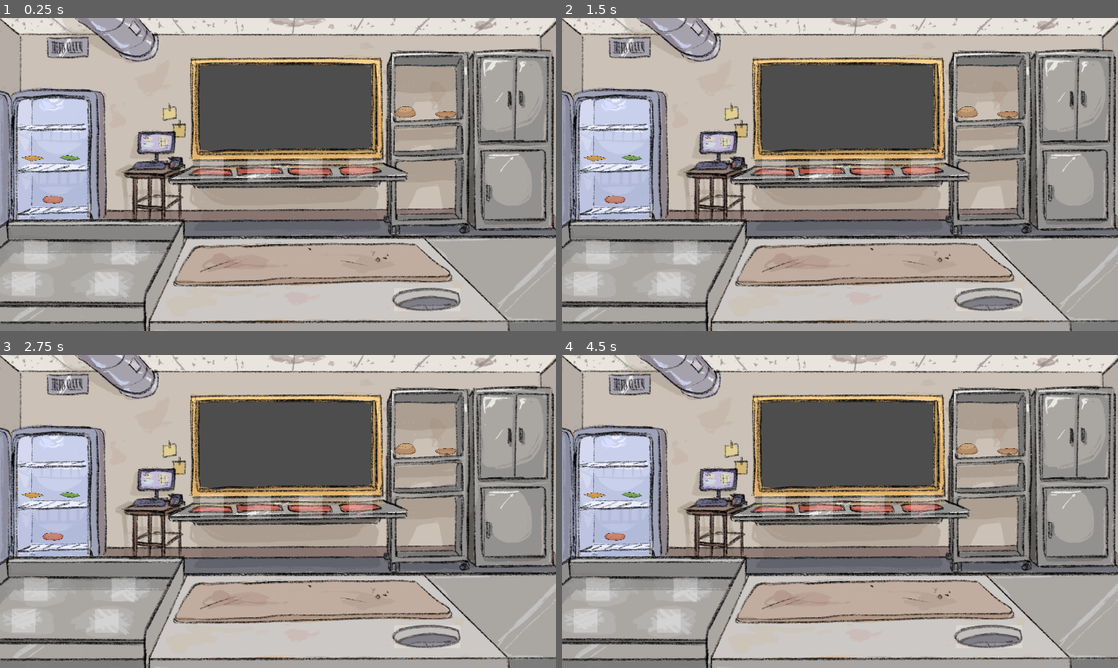
Above: before the commit, frames 1-4 (two rows, left to right).
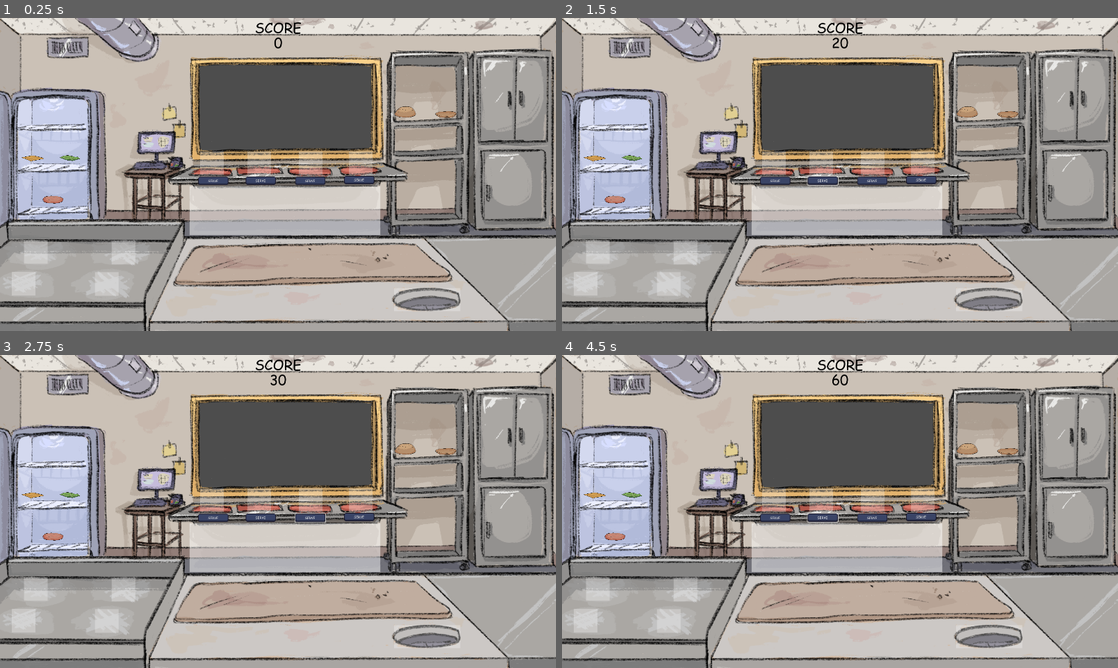
Above: after the commit, the same moments.

Repository: JaymesTMorris/The-Customer-Is-Always-Right
Game: Godot game, scene res://Scenes/game_remake.tscn
Same seed, same stepped clock (60 frames per second), same inputs: the game is played once before the commit and once after it. This scene is started directly instead of the project's main scene. Sound files missing from this copy of the repository are replaced by a short silence.
Inputs (mouse positions are in pixels of both pictures, inside the frame that each line leads up to):
- Up to frame 1 (0.25 s): no input
- Up to frame 2 (1.5 s): click (773, 180) at 0.5 s, where only the run after the commit has a clickable "SERVE"; click (823, 180) at 1.25 s, where only the run after the commit has a clickable "SERVE"
- Up to frame 3 (2.75 s): click (311, 517) at 2 s, where only the run after the commit has a clickable "SERVE"
- Up to frame 4 (4.5 s): click (923, 517) at 2.75 s, where only the run after the commit has a clickable "SERVE"; click (773, 517) at 3.5 s, where only the run after the commit has a clickable "SERVE"; click (823, 517) at 4.25 s, where only the run after the commit has a clickable "SERVE"

The runs differ from the first frame. In frame 1, 6.4% of the frame differs, in the area x 34-69%, y 1-70%; in frame 2, 6.4%; in frame 3, 6.4%; in frame 4, 6.5%.

Commit message:
Add burger_order_generator_new.gd
-Reimplement burger orders appearing
-Reimplement submitting orders

Diff:
--- a/Scenes/game_remake.tscn
+++ b/Scenes/game_remake.tscn
@@ -1,18 +1,165 @@
-[gd_scene load_steps=8 format=3 uid="uid://dkivglnwylb7g"]
-
+[gd_scene load_steps=16 format=3 uid="uid://dkivglnwylb7g"]
+
+[ext_resource type="Script" path="res://Scripts/game_remake.gd" id="1_ci1x2"]
 [ext_resource type="Texture2D" uid="uid://we5lb2c8tg11" path="res://Images/KitchenBackground.png" id="1_hqupb"]
 [ext_resource type="Texture2D" uid="uid://br1molxc7evw" path="res://Images/Food/NewSprites/RawBeefPatty.png" id="2_qxoga"]
+[ext_resource type="Script" path="res://Scripts/burger_order_generator_new.gd" id="2_r3w50"]
 [ext_resource type="Script" path="res://Scripts/item_slot_new.gd" id="3_6ae1a"]
+[ext_resource type="FontFile" uid="uid://bsel54ud03407" path="res://Fonts/Comic Sans MS/COMIC.TTF" id="4_55avv"]
 [ext_resource type="Texture2D" uid="uid://c82au6loxeknt" path="res://Images/Food/NewSprites/Cheese.png" id="4_k3aeh"]
+[ext_resource type="Texture2D" uid="uid://dln2ty2s61bfb" path="res://Images/GUI/GUI.png" id="5_hdqpi"]
 [ext_resource type="Texture2D" uid="uid://b8iur3d2038a4" path="res://Images/Food/NewSprites/Lettuce.png" id="5_pj8x6"]
 [ext_resource type="Texture2D" uid="uid://ctlfhektjxlgl" path="res://Images/Food/NewSprites/TopBun.png" id="6_bse2u"]
+[ext_resource type="FontFile" uid="uid://djbbywa50mfgv" path="res://Fonts/Comic Sans MS/COMICBD.TTF" id="6_uvkwi"]
 [ext_resource type="Texture2D" uid="uid://c2dldlfwbwvmg" path="res://Images/Food/NewSprites/BottomBun.png" id="7_7yy1e"]
 
+[sub_resource type="StyleBoxTexture" id="StyleBoxTexture_wj2t4"]
+texture = ExtResource("5_hdqpi")
+region_rect = Rect2(145, 81, 46, 14)
+
+[sub_resource type="StyleBoxTexture" id="StyleBoxTexture_nnenh"]
+texture = ExtResource("5_hdqpi")
+region_rect = Rect2(145, 81, 46, 14)
+
+[sub_resource type="StyleBoxTexture" id="StyleBoxTexture_2fkju"]
+texture = ExtResource("5_hdqpi")
+region_rect = Rect2(145, 98, 46, 13)
+
 [node name="GameRemake" type="Node2D"]
+script = ExtResource("1_ci1x2")
+
+[node name="OrderGenerator" type="Node" parent="."]
+script = ExtResource("2_r3w50")
+
+[node name="Timer" type="Timer" parent="OrderGenerator"]
 
 [node name="Background" type="Sprite2D" parent="."]
 texture = ExtResource("1_hqupb")
 centered = false
+
+[node name="ScoreLabel" type="RichTextLabel" parent="."]
+offset_top = 51.0
+offset_right = 1921.0
+offset_bottom = 129.0
+theme_override_colors/default_color = Color(0, 0, 0, 1)
+theme_override_fonts/normal_font = ExtResource("4_55avv")
+theme_override_font_sizes/normal_font_size = 48
+bbcode_enabled = true
+text = "[center]0[/center]"
+
+[node name="Label" type="RichTextLabel" parent="."]
+offset_left = 1.0
+offset_top = -1.0
+offset_right = 1920.0
+offset_bottom = 77.0
+theme_override_colors/default_color = Color(0, 0, 0, 1)
+theme_override_fonts/normal_font = ExtResource("4_55avv")
+theme_override_font_sizes/normal_font_size = 48
+bbcode_enabled = true
+text = "[center]SCORE[/center]"
+
+[node name="ServeButton1" type="Button" parent="."]
+offset_left = 684.0
+offset_top = 548.0
+offset_right = 789.0
+offset_bottom = 577.0
+theme_override_fonts/font = ExtResource("4_55avv")
+theme_override_font_sizes/font_size = 11
+theme_override_styles/normal = SubResource("StyleBoxTexture_wj2t4")
+theme_override_styles/hover = SubResource("StyleBoxTexture_nnenh")
+theme_override_styles/pressed = SubResource("StyleBoxTexture_2fkju")
+text = "SERVE"
+
+[node name="ServeButton2" type="Button" parent="."]
+offset_left = 848.0
+offset_top = 547.0
+offset_right = 953.0
+offset_bottom = 576.0
+theme_override_fonts/font = ExtResource("4_55avv")
+theme_override_font_sizes/font_size = 11
+theme_override_styles/normal = SubResource("StyleBoxTexture_wj2t4")
+theme_override_styles/hover = SubResource("StyleBoxTexture_nnenh")
+theme_override_styles/pressed = SubResource("StyleBoxTexture_2fkju")
+text = "SERVE"
+
+[node name="ServeButton3" type="Button" parent="."]
+offset_left = 1019.0
+offset_top = 548.0
+offset_right = 1124.0
+offset_bottom = 577.0
+theme_override_fonts/font = ExtResource("4_55avv")
+theme_override_font_sizes/font_size = 11
+theme_override_styles/normal = SubResource("StyleBoxTexture_wj2t4")
+theme_override_styles/hover = SubResource("StyleBoxTexture_nnenh")
+theme_override_styles/pressed = SubResource("StyleBoxTexture_2fkju")
+text = "SERVE"
+
+[node name="ServeButton4" type="Button" parent="."]
+offset_left = 1188.0
+offset_top = 545.0
+offset_right = 1293.0
+offset_bottom = 574.0
+theme_override_fonts/font = ExtResource("4_55avv")
+theme_override_font_sizes/font_size = 11
+theme_override_styles/normal = SubResource("StyleBoxTexture_wj2t4")
+theme_override_styles/hover = SubResource("StyleBoxTexture_nnenh")
+theme_override_styles/pressed = SubResource("StyleBoxTexture_2fkju")
+text = "SERVE"
+
+[node name="ColorRect" type="ColorRect" parent="."]
+modulate = Color(1, 1, 1, 0.498039)
+offset_left = 655.0
+offset_top = 580.0
+offset_right = 1314.0
+offset_bottom = 749.0
+
+[node name="OrderLabel1" type="RichTextLabel" parent="."]
+offset_left = 680.0
+offset_top = 585.0
+offset_right = 786.0
+offset_bottom = 752.0
+theme_override_colors/default_color = Color(1, 1, 1, 1)
+theme_override_colors/font_shadow_color = Color(0.317647, 0.317647, 0.317647, 1)
+theme_override_colors/font_outline_color = Color(0, 0, 0, 1)
+theme_override_fonts/normal_font = ExtResource("6_uvkwi")
+theme_override_font_sizes/normal_font_size = 16
+bbcode_enabled = true
+
+[node name="OrderLabel2" type="RichTextLabel" parent="."]
+offset_left = 846.0
+offset_top = 585.0
+offset_right = 952.0
+offset_bottom = 746.0
+theme_override_colors/default_color = Color(1, 1, 1, 1)
+theme_override_colors/font_shadow_color = Color(0.317647, 0.317647, 0.317647, 1)
+theme_override_colors/font_outline_color = Color(0, 0, 0, 1)
+theme_override_fonts/normal_font = ExtResource("6_uvkwi")
+theme_override_font_sizes/normal_font_size = 16
+bbcode_enabled = true
+
+[node name="OrderLabel3" type="RichTextLabel" parent="."]
+offset_left = 1020.0
+offset_top = 586.0
+offset_right = 1126.0
+offset_bottom = 754.0
+theme_override_colors/default_color = Color(1, 1, 1, 1)
+theme_override_colors/font_shadow_color = Color(0.317647, 0.317647, 0.317647, 1)
+theme_override_colors/font_outline_color = Color(0, 0, 0, 1)
+theme_override_fonts/normal_font = ExtResource("6_uvkwi")
+theme_override_font_sizes/normal_font_size = 16
+bbcode_enabled = true
+
+[node name="OrderLabel4" type="RichTextLabel" parent="."]
+offset_left = 1189.0
+offset_top = 584.0
+offset_right = 1295.0
+offset_bottom = 755.0
+theme_override_colors/default_color = Color(1, 1, 1, 1)
+theme_override_colors/font_shadow_color = Color(0.317647, 0.317647, 0.317647, 1)
+theme_override_colors/font_outline_color = Color(0, 0, 0, 1)
+theme_override_fonts/normal_font = ExtResource("6_uvkwi")
+theme_override_font_sizes/normal_font_size = 16
+bbcode_enabled = true
 
 [node name="O_RawBeefPatty" type="ColorRect" parent="."]
 self_modulate = Color(1, 1, 1, 0)
@@ -148,9 +295,9 @@
 [node name="Plate1" type="ColorRect" parent="."]
 self_modulate = Color(1, 1, 1, 0.27451)
 offset_left = 691.0
-offset_top = 480.0
+offset_top = 460.0
 offset_right = 773.0
-offset_bottom = 562.0
+offset_bottom = 542.0
 
 [node name="Icon" type="TextureRect" parent="Plate1"]
 layout_mode = 0
@@ -162,9 +309,9 @@
 [node name="Plate2" type="ColorRect" parent="."]
 self_modulate = Color(1, 1, 1, 0.27451)
 offset_left = 854.0
-offset_top = 482.0
+offset_top = 460.0
 offset_right = 936.0
-offset_bottom = 564.0
+offset_bottom = 542.0
 
 [node name="Icon" type="TextureRect" parent="Plate2"]
 layout_mode = 0
@@ -176,9 +323,9 @@
 [node name="Plate3" type="ColorRect" parent="."]
 self_modulate = Color(1, 1, 1, 0.27451)
 offset_left = 1032.0
-offset_top = 482.0
+offset_top = 460.0
 offset_right = 1114.0
-offset_bottom = 564.0
+offset_bottom = 542.0
 
 [node name="Icon" type="TextureRect" parent="Plate3"]
 layout_mode = 0
@@ -190,9 +337,9 @@
 [node name="Plate4" type="ColorRect" parent="."]
 self_modulate = Color(1, 1, 1, 0.27451)
 offset_left = 1205.0
-offset_top = 478.0
+offset_top = 460.0
 offset_right = 1287.0
-offset_bottom = 560.0
+offset_bottom = 542.0
 
 [node name="Icon" type="TextureRect" parent="Plate4"]
 layout_mode = 0
@@ -216,3 +363,8 @@
 grow_horizontal = 2
 grow_vertical = 2
 script = ExtResource("3_6ae1a")
+
+[connection signal="button_down" from="ServeButton1" to="OrderGenerator" method="_on_serve_button_down" binds= [1]]
+[connection signal="button_down" from="ServeButton2" to="OrderGenerator" method="_on_serve_button_down" binds= [2]]
+[connection signal="button_down" from="ServeButton3" to="OrderGenerator" method="_on_serve_button_down" binds= [3]]
+[connection signal="button_down" from="ServeButton4" to="OrderGenerator" method="_on_serve_button_down" binds= [4]]
--- /dev/null
+++ b/Scripts/burger_order_generator_new.gd
@@ -0,0 +1,155 @@
+extends Node
+
+var burger_ingredients: Array = [
+	["Cooked Patty", "beef_patty.tscn"],
+	["Bottom Bun", "bun_bottom.tscn"],
+	["Top Bun", "bun_top.tscn"],
+	["Cheese", "cheese.tscn"],
+	["Lettuce", "lettuce.tscn"],
+	["Tomato", "tomato.tscn"]
+]
+
+# Currently not in use.
+var bad_burger_ingredients: Array = [
+	["Moldy Bread", "moldy_bread.tscn"],
+	["Poison Ivy", "poison_ivy.tscn"]
+]
+
+var timer: Timer
+
+func generate_burger_order(is_good_customer: bool = true):
+	var burger_order = ["Top Bun"] # Burger orders will always have a Top Bun
+	var good_ingredients = generate_good_burger_ingredients() # Returns 0 - 2 good ingredients
+	var bad_ingredients = generate_bad_burger_ingredients() # Returns 1 bad ingredient
+
+	burger_order.append_array(good_ingredients)
+	if not is_good_customer:
+		burger_order.append_array(bad_ingredients)
+	burger_order.append("Cooked Patty") # Burger orders will always have a Cooked Patty
+	burger_order.append("Bottom Bun") # Burger orders will always have a Bottom Bun
+
+	return burger_order
+
+func generate_good_burger_ingredients():
+	var good_ingredients = []
+	var current_ingredients_on_burger = 3 # Burgers are always have 2 buns and 1 patty
+
+	if randi() % 2 == 0: # 50% for burger to have Tomato
+		good_ingredients.append("Tomato")
+		current_ingredients_on_burger += 1
+	if randi() % 2 == 0: # 50% for burger to have Lettuce
+		good_ingredients.append("Lettuce")
+		current_ingredients_on_burger += 1
+	if randi() % 2 == 0 && current_ingredients_on_burger < 5: # 50% for burger to have Cheese
+		good_ingredients.append("Cheese")
+		current_ingredients_on_burger += 1
+	if randi() % 2 == 0 && current_ingredients_on_burger < 5: # 50% for burger to have Cheese (or extra cheese)
+		good_ingredients.append("Cheese")
+		current_ingredients_on_burger += 1
+	print()
+
+	return good_ingredients
+
+func generate_bad_burger_ingredients():
+	var bad_ingredients = []
+
+	# 50% for burger to have Moldy Bread or Poison Ivy
+	if randi() % 2 == 0:
+		bad_ingredients.append("Moldy Bread")
+	else:
+		bad_ingredients.append("Poison Ivy")
+
+	return bad_ingredients
+
+func print_order(order, label_name):
+	get_parent().get_node(label_name).text = ""
+	for i in order.size():
+		get_parent().get_node(label_name).text += order[i]
+		get_parent().get_node(label_name).text += "\n"
+
+func _on_serve_button_down(button_pressed: int):
+	var path_to_plate = NodePath("Plate"+str(button_pressed))
+	var plate = get_parent().get_node(path_to_plate)
+	var path_to_label = NodePath("OrderLabel"+str(button_pressed))
+	var order_label = get_parent().get_node(path_to_label)
+	print("Burger Order: ", global.map_data[plate.name+"_Order"])
+	print("Submitted Items: ", global.map_data[plate.name])
+	grade_order(global.map_data[plate.name+"_Order"], global.map_data[plate.name])
+	plate.find_child("Icon").clear_plate()
+	global.map_data[plate.name+"_Order"] = []
+	order_label.text = ""
+
+func _ready():
+	_start_initial_timer()
+
+func _start_initial_timer():
+	timer = $Timer
+	timer.connect("timeout", _on_timer_timeout)
+	timer.start(_random_num_in_range(5, 20))
+
+func _random_num_in_range (min, max):
+	var rng = RandomNumberGenerator.new()
+	var random_number = rng.randi_range(min, max)
+	return random_number
+
+func _on_timer_timeout():
+	_fill_random_order_label()
+
+func _fill_random_order_label():
+	var available_order_labels = [1,2,3,4]
+	var path_to_plate
+	var plate
+	var path_to_label
+	var order_label
+	var burger_order
+	available_order_labels.shuffle()
+	while available_order_labels.size() > 0:
+		path_to_plate = NodePath("Plate"+str(available_order_labels[0]))
+		plate = get_parent().get_node(path_to_plate)
+		path_to_label = NodePath("OrderLabel"+str(available_order_labels[0]))
+		order_label = get_parent().get_node(path_to_label)
+		if order_label.text != "": # Check if plate already has an order
+			available_order_labels.remove_at(0)
+		else:
+			burger_order = generate_burger_order()
+			global.map_data[plate.name+"_Order"] = burger_order
+			print_order(burger_order, path_to_label)
+			break
+
+func grade_order(items_on_plate, burger_order):
+	if items_on_plate == burger_order:
+		global.score += 10
+	elif global.score - 5 >= 0:
+		global.score -= 5
+	update_score_label()
+
+func update_score_label():
+	var score_label = get_tree().get_root().find_child("ScoreLabel",true,false)
+	score_label.text = "[center]"+str(global.score)+"[/center]"
+
+#func get_plate_as_array(plate):
+	#var plate_array = []
+	#for plated_ingredient in plate.items_in_slot.size():
+		#var ingredient_on_plate = get_tree().get_root().find_child(NodePath(plate.items_in_slot[plated_ingredient].name),true,false)
+		#for burger_ingredient in burger_ingredients.size():
+			#if burger_ingredients[burger_ingredient][1] == ingredient_on_plate.food_prefab_path.get_file():
+				#if ingredient_on_plate.is_raw:
+					#plate_array.append("Raw Patty")
+				#elif ingredient_on_plate.is_burnt:
+					#plate_array.append("Burnt Food")
+				#else:
+					#plate_array.append(burger_ingredients[burger_ingredient][0])
+				#break
+		#for bad_ingredient in bad_burger_ingredients.size():
+			#if bad_burger_ingredients[bad_ingredient][1] == ingredient_on_plate.food_prefab_path.get_file():
+				#plate_array.append(bad_burger_ingredients[bad_ingredient][0])
+	#plate_array.reverse()
+	#return plate_array
+
+#func clear_plate(path_to_plate):
+	#var plate = get_parent().get_node(path_to_plate)
+	#for i in plate.items_in_slot.size():
+		#var ingredient_on_plate = get_parent().get_node(NodePath(plate.items_in_slot[i].name))
+		#if ingredient_on_plate != null:
+			#ingredient_on_plate.queue_free()
+	#plate.items_in_slot = []
--- /dev/null
+++ b/Scripts/game_remake.gd
@@ -0,0 +1,11 @@
+extends Node2D
+
+
+# Called when the node enters the scene tree for the first time.
+func _ready():
+	audio_player.play_game_music()
+
+
+# Called every frame. 'delta' is the elapsed time since the previous frame.
+func _process(delta):
+	pass
--- a/Scripts/global.gd
+++ b/Scripts/global.gd
@@ -8,7 +8,11 @@
 "Plate1": [],
 "Plate2": [],
 "Plate3": [],
-"Plate4": []}
+"Plate4": [],
+"Plate1_Order": [],
+"Plate2_Order": [],
+"Plate3_Order": [],
+"Plate4_Order": []}
 
 var is_dragging = false
 var score = 0
--- a/Scripts/item_slot_new.gd
+++ b/Scripts/item_slot_new.gd
@@ -93,3 +93,10 @@
 
 	print("map_data: ",global.map_data)
 	print("- - - - - - - - - - - - - - - - - -")
+
+func clear_plate(): # Called by burger_order_generator_new.gd
+	texture = null
+	for n in get_children():
+		remove_child(n)
+		n.queue_free()
+	global.map_data[get_parent().get_name()] = []
